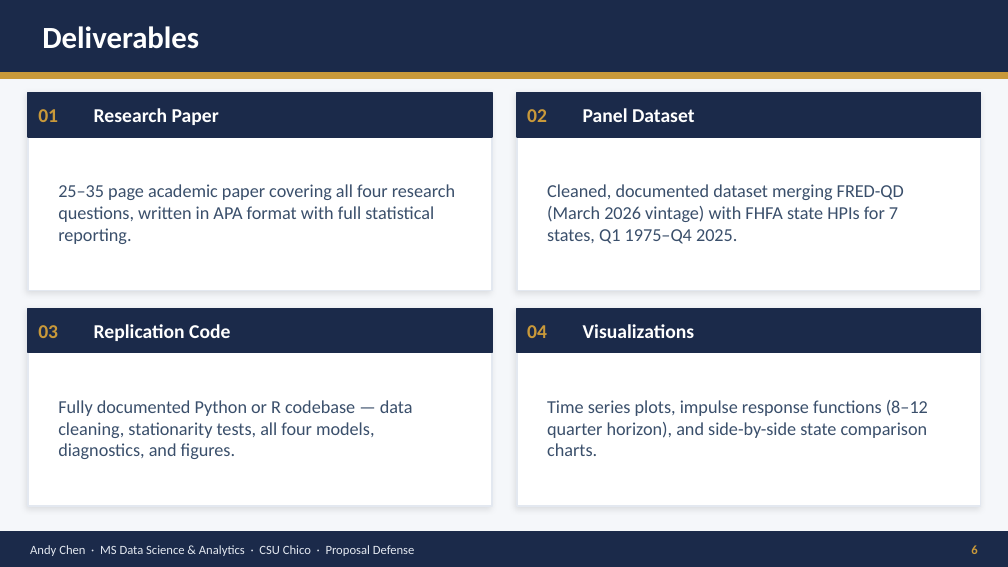
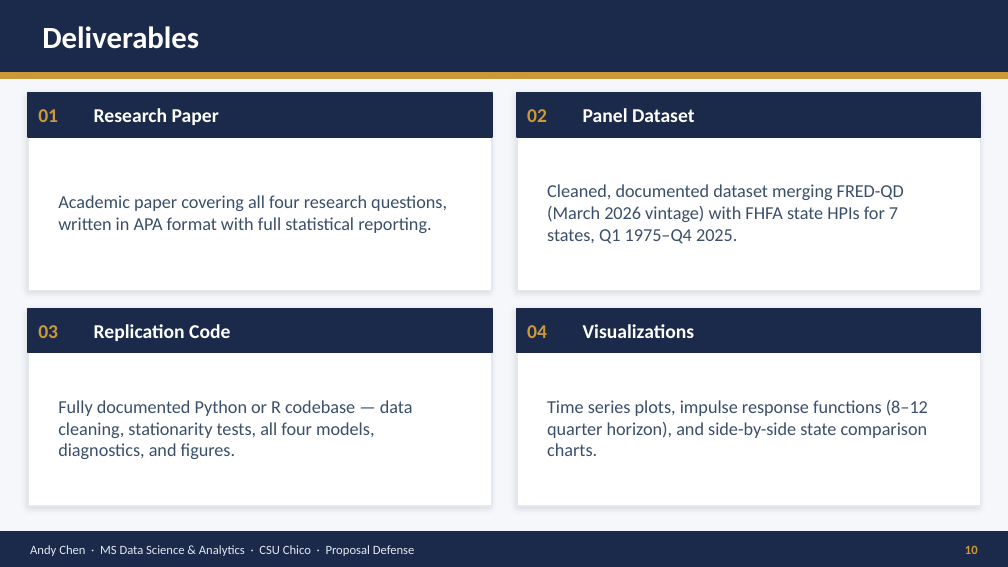
Before and after one commit to andychen910/Master-Project, a slide deck: slide 10 of Andy_Chen_Proposal_v3.pptx (slide 6 before the commit). Drawn at 1008x567 pixels with LibreOffice and Linux fonts; fonts in the diff are those of the drawing. Boxes give left, top, right and bottom in pixels: in the first picture for what was removed or moved away, otherwise in the second. Text is boxed around its words. In the diff, an @@ line names an element or a change of style, - is before the commit and + after.

```diff
--- a/Andy_Chen_Proposal_v3.pptx
+++ b/Andy_Chen_Proposal_v3.pptx
@@ text at (x1=58, y1=195, x2=447, y2=233): text changed @@
-25–35 page academic paper covering all four research questions, written in APA format with full statistical reporting.
+Academic paper covering all four research questions, written in APA format with full statistical reporting.
@@ text at (x1=965, y1=545, x2=978, y2=554): text changed @@
-6
+10
```
Also in this commit, not shown: 5 other slides changed, 1 slide removed, 1 other file.
